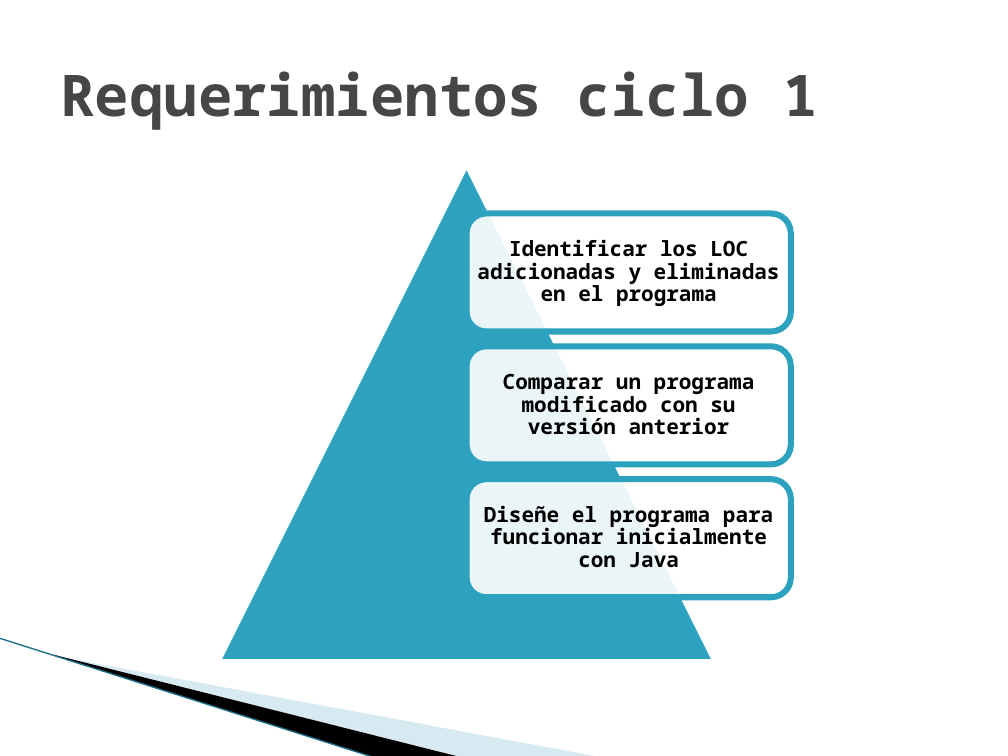
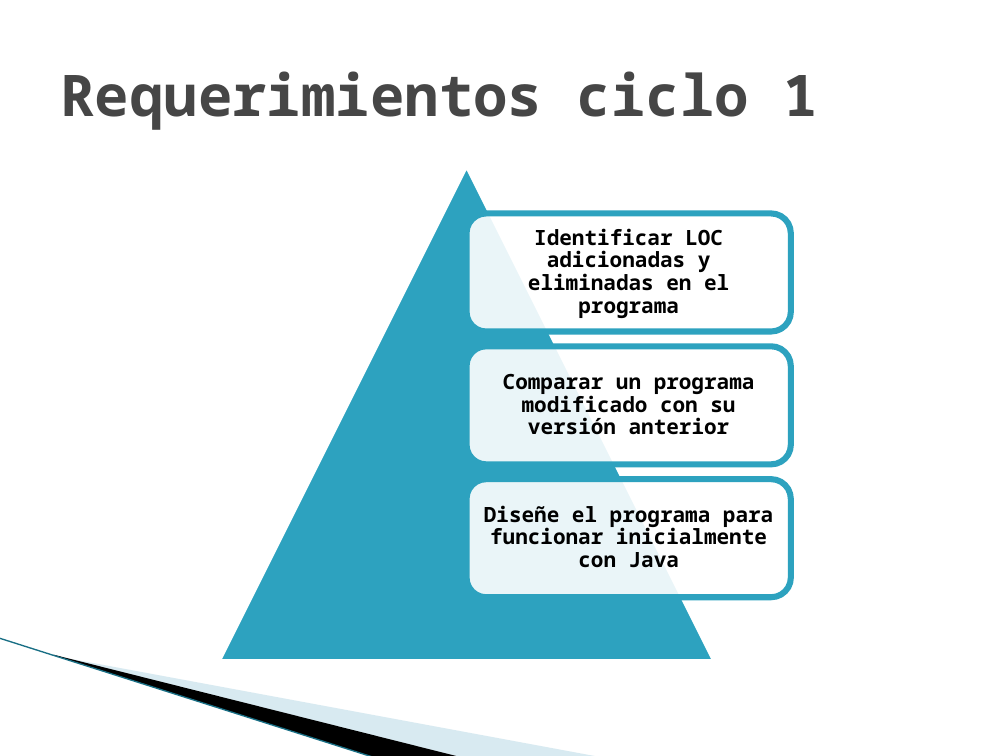
Before and after one commit to jlsarmientoh/tsp_change_counter, a slide deck: slide 13 of docs/NoteBook/Project cycle reports/TSPi – Ciclo 1.pptx. Drawn at 1008x756 pixels with LibreOffice and Linux fonts; fonts in the diff are those of the drawing; background and template pictures are left out. Boxes give left, top, right and bottom in pixels: in the first picture for what was removed or moved away, otherwise in the second. Text is boxed around its words. In the diff, an @@ line names an element or a change of style, - is before the commit and + after.

```diff
--- a/docs/NoteBook/Project cycle reports/TSPi – Ciclo 1.pptx
+++ b/docs/NoteBook/Project cycle reports/TSPi – Ciclo 1.pptx
@@ text at [528, 228, 729, 318]: text changed @@
-Identificar los LOC adicionadas y eliminadas en el programa
+Identificar LOC adicionadas y eliminadas en el programa
```
Also in this commit, not shown: 15 other slides changed.
